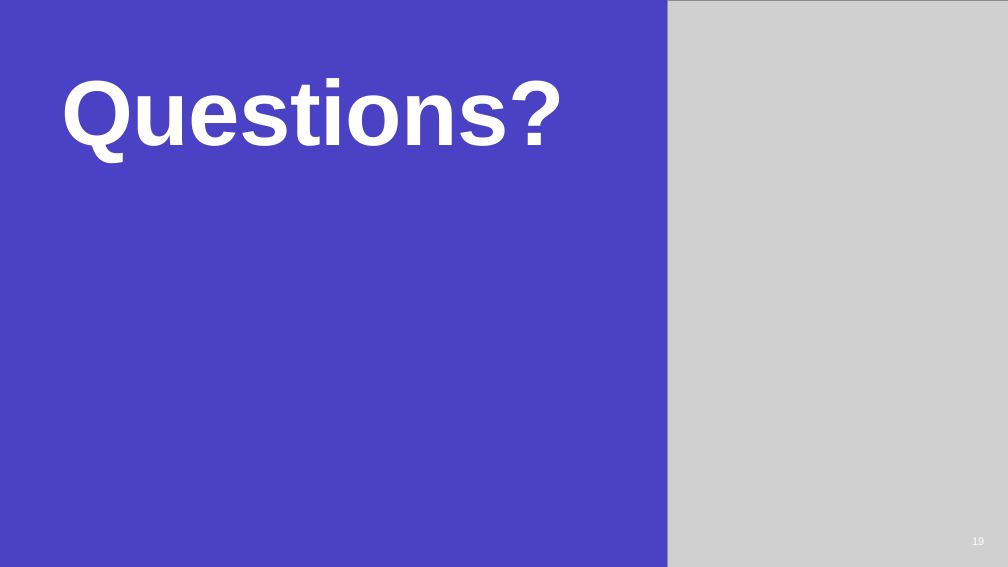
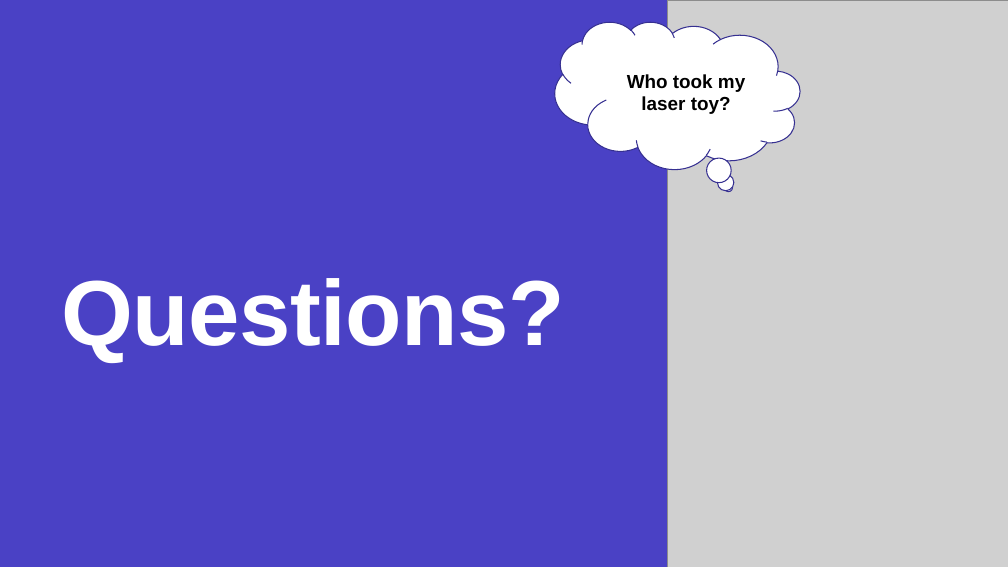
Before and after one commit to jaeheonk817/Project__Predicting-Hotel-Reservation-Cancellations, a slide deck: slide 24 of powerpoint.pptx (slide 19 before the commit). Drawn at 1008x567 pixels with LibreOffice and Linux fonts; fonts in the diff are those of the drawing; grey boxes stand for pictures. Boxes give left, top, right and bottom in pixels: in the first picture for what was removed or moved away, otherwise in the second. Text is boxed around its words. In the diff, an @@ line names an element or a change of style, - is before the commit and + after.

```diff
--- a/powerpoint.pptx
+++ b/powerpoint.pptx
@@ thought cloud added at [555, 22, 800, 169], fill #FFFFFF, outline #373092 1 pt, 18 pt, text #000000, bold @@
+Who took my laser toy?
@@ title "Questions?": place and size @@
-title "Questions?" at [61, 78, 565, 162]
+title "Questions?" at [61, 278, 565, 362]
@@ page number removed at [972, 538, 984, 545] @@
-19
```
Also in this commit, not shown: 13 other slides changed, 5 slides added, 22 other files.
